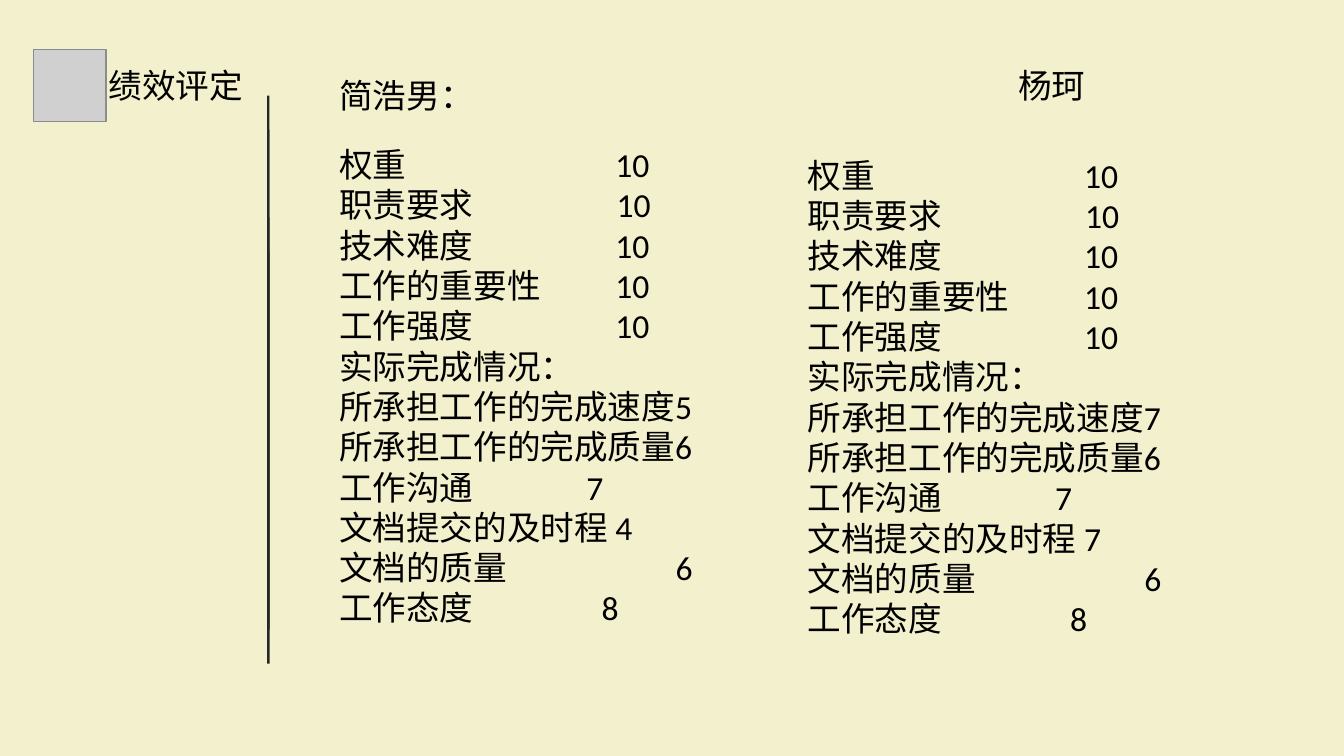
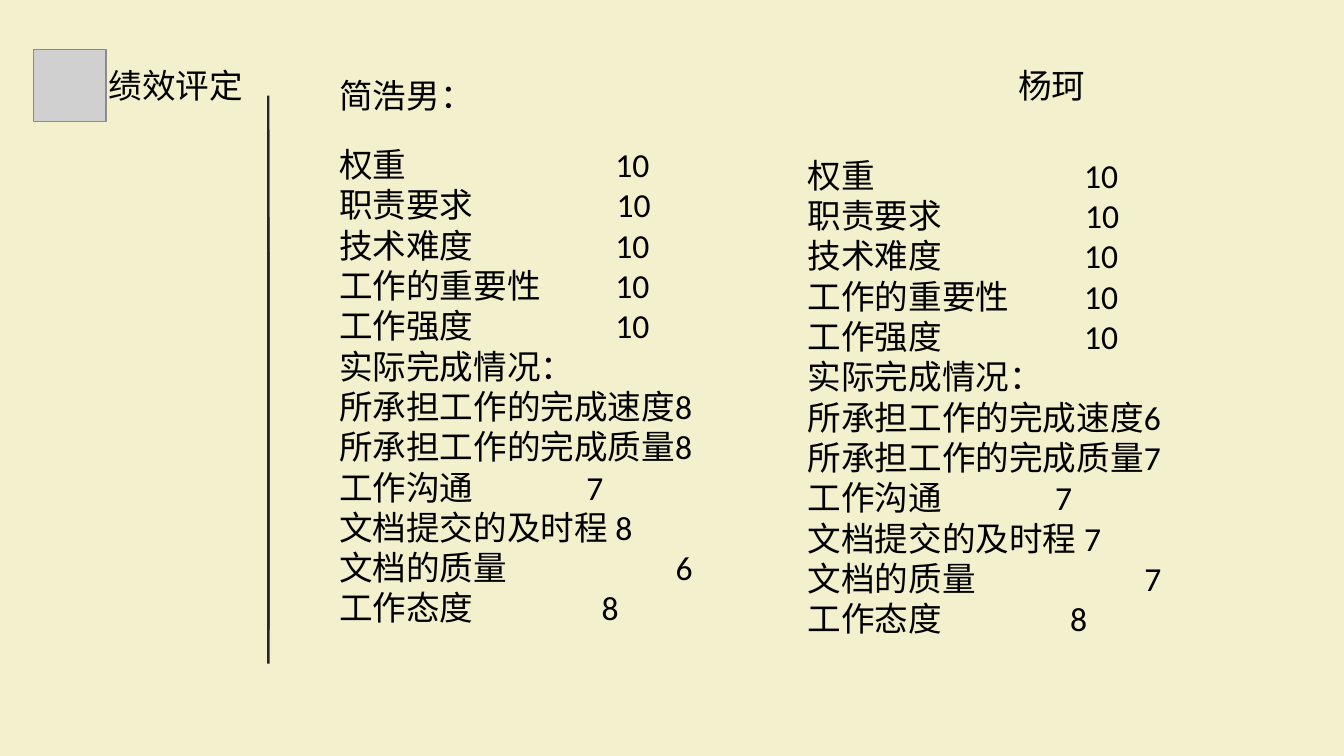
Before and after one commit to Belyenochi/Rest-room, a slide deck: slide 34 of G20详细设计1.0.ppt. Drawn at 1344x756 pixels with LibreOffice and Linux fonts; fonts in the diff are those of the drawing; grey boxes stand for pictures. Boxes give left, top, right and bottom in pixels: in the first picture for what was removed or moved away, otherwise in the second. Text is boxed around its words. In the diff, an @@ line names an element or a change of style, - is before the commit and + after.

```diff
--- a/G20详细设计1.0.ppt
+++ b/G20详细设计1.0.ppt
@@ text at <box>339,390,692,462</box>: text changed @@
-所承担工作的完成速度5
-所承担工作的完成质量6
+所承担工作的完成速度8
+所承担工作的完成质量8
@@ text at <box>808,401,1161,473</box>: text changed @@
-所承担工作的完成速度7
-所承担工作的完成质量6
+所承担工作的完成速度6
+所承担工作的完成质量7
@@ text at <box>339,511,632,543</box>: text changed @@
-文档提交的及时程 4
+文档提交的及时程 8
@@ text at <box>808,562,1161,594</box>: text changed @@
-文档的质量 6
+文档的质量 7
```
Also in this commit, not shown: 6 other files.
